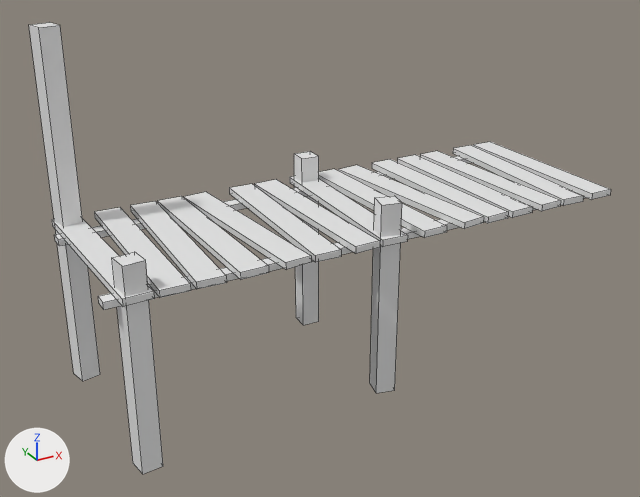
Before and after pictures for a commit that changed the OBJ model public/meshes/pier/pier.obj.
Before and after are seen from a camera (50 mm lens) standing at (-7.74, -10.44, 4.7) and looking at (-1.76, 0.44, -0.74). Lighting does not change. The marker at lower left points along +X, +Y and +Z. The older version comes first. Mesh edges are drawn as thin lines. Where no turn or scale is listed for an object, it has been applied to the vertices.

The scene before the commit, as lines of its bpy script (objects in view):
```python
me_pier = bpy.data.meshes.new('pier')
me_pier.from_pydata(...)  # 168 vertices, 126 faces; spans x -5.42..2.86, y -0.98..2.05, z -2.76..2.69
ob_pier = bpy.data.objects.new('pier', me_pier)
ob_pier.location = (0.0, 0.0, 0.0)
```
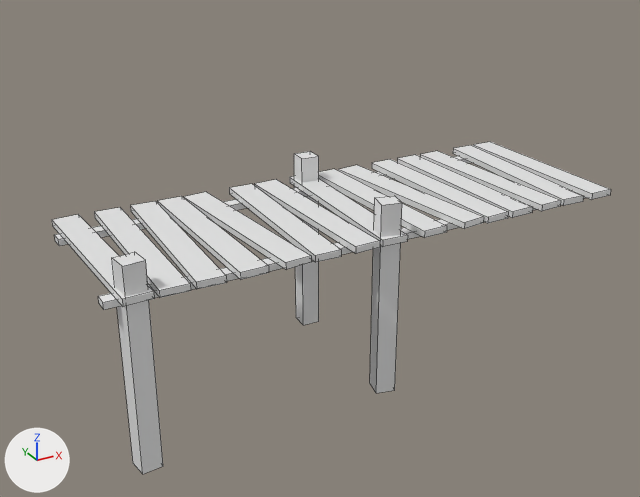
Pixel boxes [x1, y1, x2, y2] of what changed, in the pictures (640 x 497 px):
'pier', reshaped (26% shorter)
    before: [29, 22, 611, 474]
    after: [52, 142, 611, 474]
part 1 of me_pier, deleted
    before: [29, 22, 100, 381]

Patch to the scene script:
```diff
--- a/public/meshes/pier/pier.obj.py
+++ b/public/meshes/pier/pier.obj.py
@@ me_pier @@
 # used by ob_pier; location = (0.0, 0.0, 0.0)
-me_pier.from_pydata(...)  # 168 vertices, 126 faces; spans x -5.42..2.86, y -0.98..2.05, z -2.76..2.69
+me_pier.from_pydata(...)  # 160 vertices, 120 faces; spans x -5.42..2.86, y -0.98..2.05, z -2.76..0.36
+# me_pier part 1: the loose piece of 8 vertices spanning x -5.35..-4.99, y 1.64..2.0, z -2.7..2.69 is deleted
```
